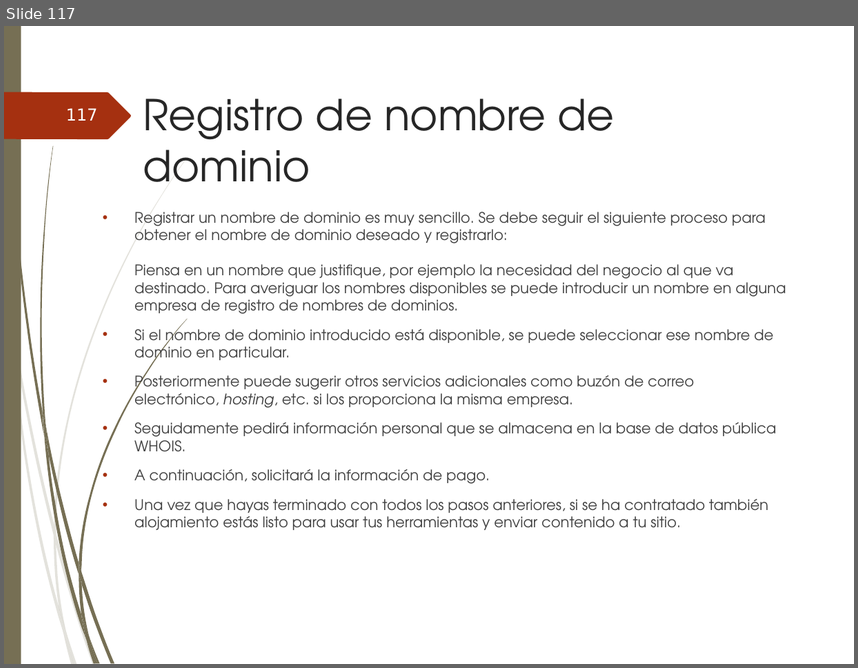
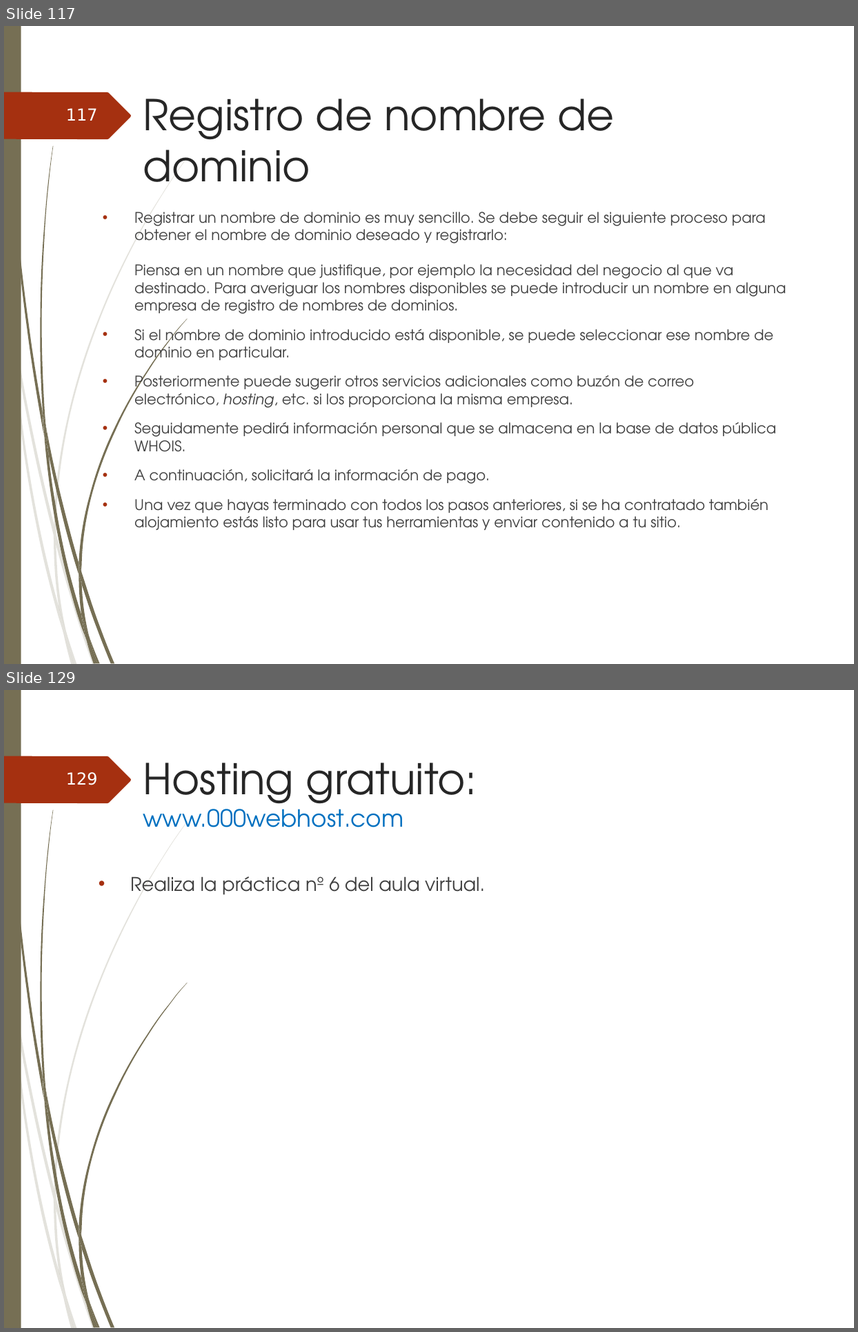
Before and after one commit to ammDAW/daw, a slide deck: 2_DAW/DAW - Beatriz/UT1_Implantación de arquitecturas web.ppt. Shown one above the other, each under a label of ours: slide 117 before the commit, slides 117 and 129 after it; the slides between them are not shown. The pictures are 858x668 and 858x1332 pixels, drawn with LibreOffice and Linux fonts; fonts in the diff are those of the drawing; background and template pictures are left out. Boxes give left, top, right and bottom in pixels: in the first picture for what was removed or moved away, otherwise in the second. Text is boxed around its words. In the diff, an @@ line names an element or a change of style, - is before the commit and + after.

Commit message:
hosting gratuito modified

```diff
--- a/2_DAW/DAW - Beatriz/UT1_Implantación de arquitecturas web.ppt
+++ b/2_DAW/DAW - Beatriz/UT1_Implantación de arquitecturas web.ppt
@@ slide 129 added at [4, 690, 854, 1328], background picture (left out); not listed: 24 template elements that a slide beside it also shows @@
@@ page number added at [66, 772, 98, 785], 14 pt, text #FEFFFF @@
+129
@@ title added at [143, 762, 477, 827], 20 pt, text #0070C0 @@
+Hosting gratuito:
+www.000webhost.com
@@ text added at [130, 876, 485, 895], 16 pt, text #404040 @@
+• Realiza la práctica nº 6 del aula virtual.
```
Also in this commit, not shown: 12 other slides added, 1 other file.
